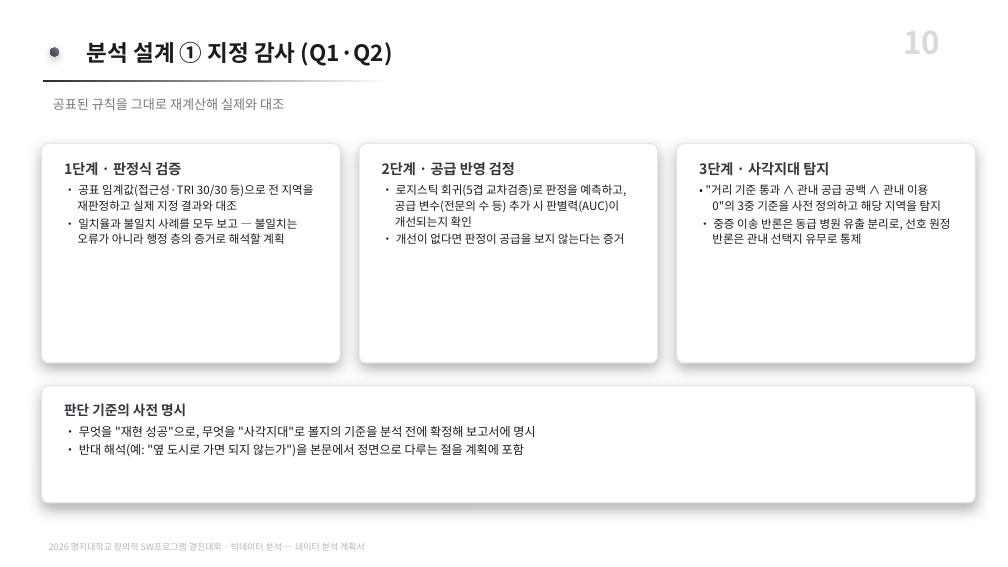
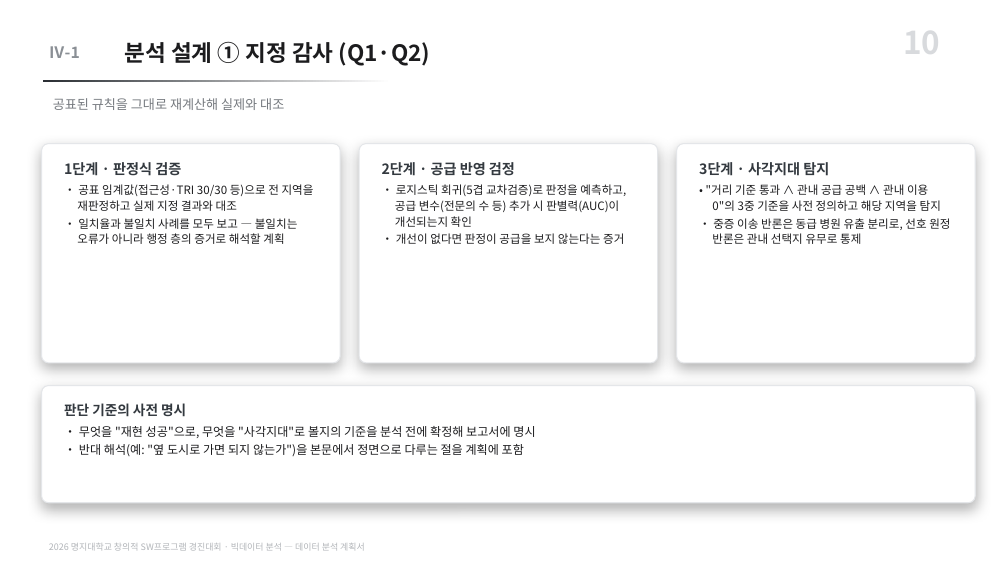
Before and after one commit to karvvan/maternity-care-policy-audit, a slide deck: slide 10 of 04_제출물/데이터분석_계획서.pptx. Drawn at 1008x567 pixels with LibreOffice and Linux fonts; fonts in the diff are those of the drawing. Boxes give left, top, right and bottom in pixels: in the first picture for what was removed or moved away, otherwise in the second. Text is boxed around its words. In the diff, an @@ line names an element or a change of style, - is before the commit and + after.

```diff
--- a/04_제출물/데이터분석_계획서.pptx
+++ b/04_제출물/데이터분석_계획서.pptx
@@ text "분석 설계 ① 지정 감사 ..." moved from (x1=87, y1=41, x2=393, y2=66) to (x1=125, y1=41, x2=431, y2=66) @@
@@ text added at (x1=49, y1=46, x2=80, y2=58), 15 pt, text #8A8F95, bold @@
+Ⅳ-1
@@ rounded rectangle removed at (x1=50, y1=48, x2=58, y2=56) @@
```
Also in this commit, not shown: 11 other slides changed, 5 other files.
